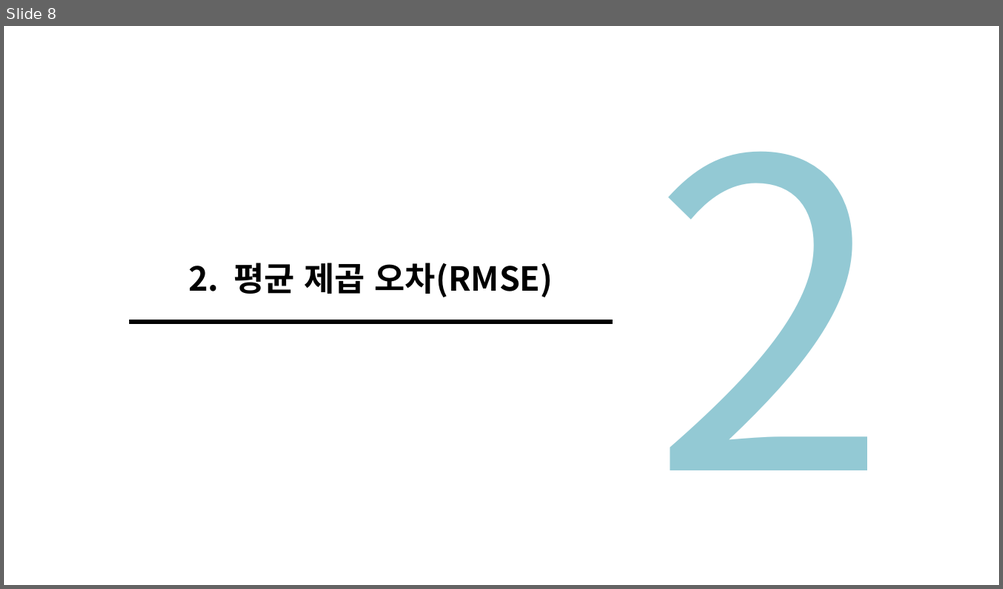
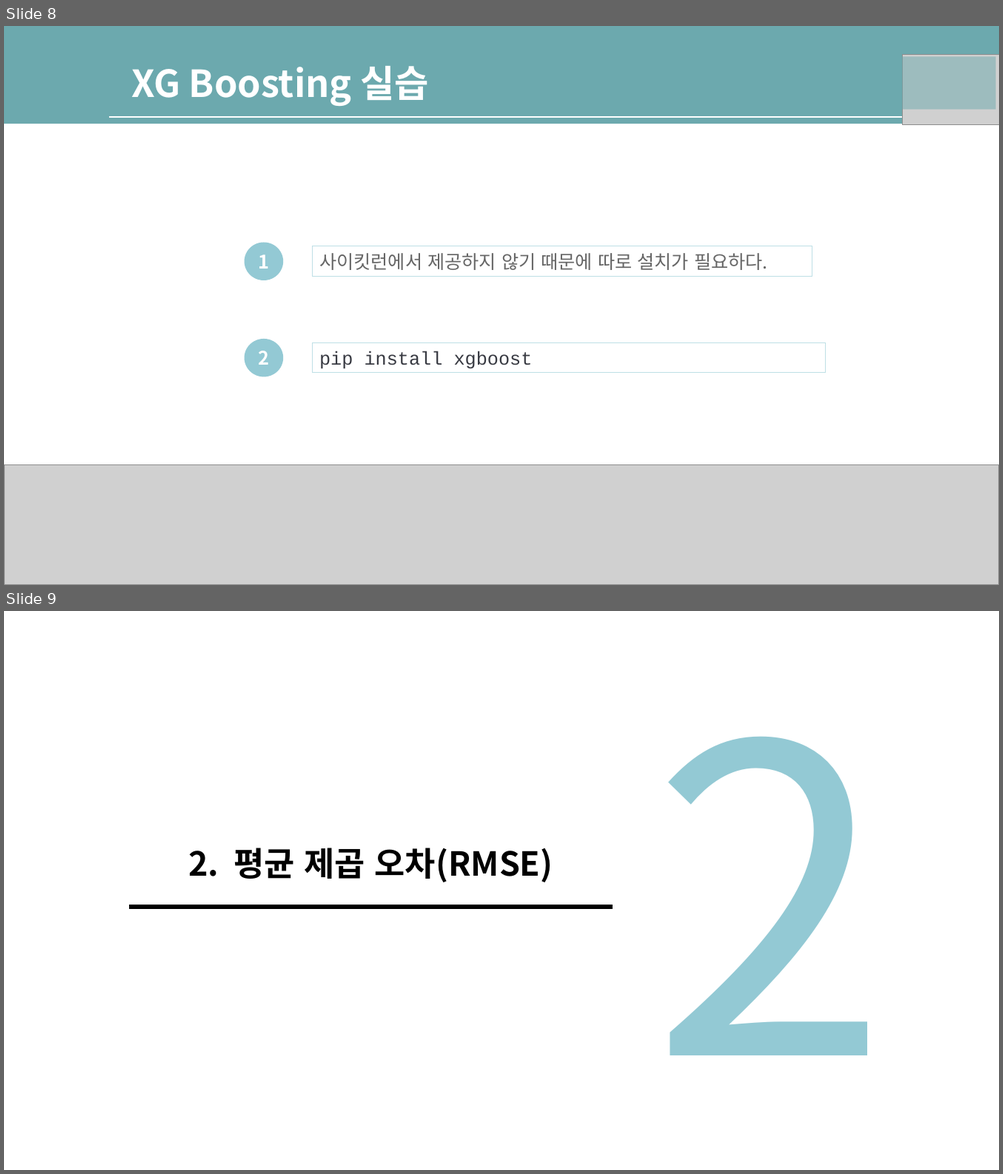
Before and after one commit to nqwrt/ai_doucument, a slide deck: AI-너를 사랑한-XG부스트.pptx. Shown one above the other, each under a label of ours: slide 8 before the commit, slides 8 and 9 after it. The pictures are 1003x589 and 1003x1174 pixels, drawn with LibreOffice and Linux fonts; fonts in the diff are those of the drawing; grey boxes stand for pictures; background and template pictures are left out. Boxes give left, top, right and bottom in pixels: in the first picture for what was removed or moved away, otherwise in the second. Text is boxed around its words. In the diff, an @@ line names an element or a change of style, - is before the commit and + after.

```diff
--- a/AI-너를 사랑한-XG부스트.pptx
+++ b/AI-너를 사랑한-XG부스트.pptx
@@ slide 8 added at bbox=[4, 26, 999, 585], background #FFFFFF @@
@@ rectangle added at bbox=[4, 26, 999, 124], fill #6CA9AE @@
@@ text added at bbox=[131, 66, 429, 106], 36 pt, text #FFFFFF, bold @@
+XG Boosting 실습
@@ rectangle added at bbox=[899, 56, 996, 110], fill #6CA9AE at 50% opacity @@
@@ picture added at bbox=[902, 54, 999, 124] @@
@@ line added from (109, 117) to (999, 117), #FFFFFF 1.25 pt @@
@@ ellipse added at bbox=[244, 242, 283, 281], fill #93C9D4, 18 pt, text #FFFFFF, bold @@
+1
@@ rectangle added at bbox=[312, 247, 812, 277], outline #BEDFE5 0.75 pt, 18 pt, text #666666 @@
+사이킷런에서 제공하지 않기 때문에 따로 설치가 필요하다.
@@ ellipse added at bbox=[244, 339, 283, 378], fill #93C9D4, 18 pt, text #FFFFFF, bold @@
+2
@@ rectangle added at bbox=[312, 343, 825, 373], outline #BEDFE5 0.75 pt, 18 pt, text #383A42 @@
+pip install xgboost
@@ picture added at bbox=[4, 466, 999, 585] @@
@@ what was slide 8 is now slide 9 @@
```
Also in this commit, not shown: 2 slides changed, 5 other slides added, 5 slides removed.
